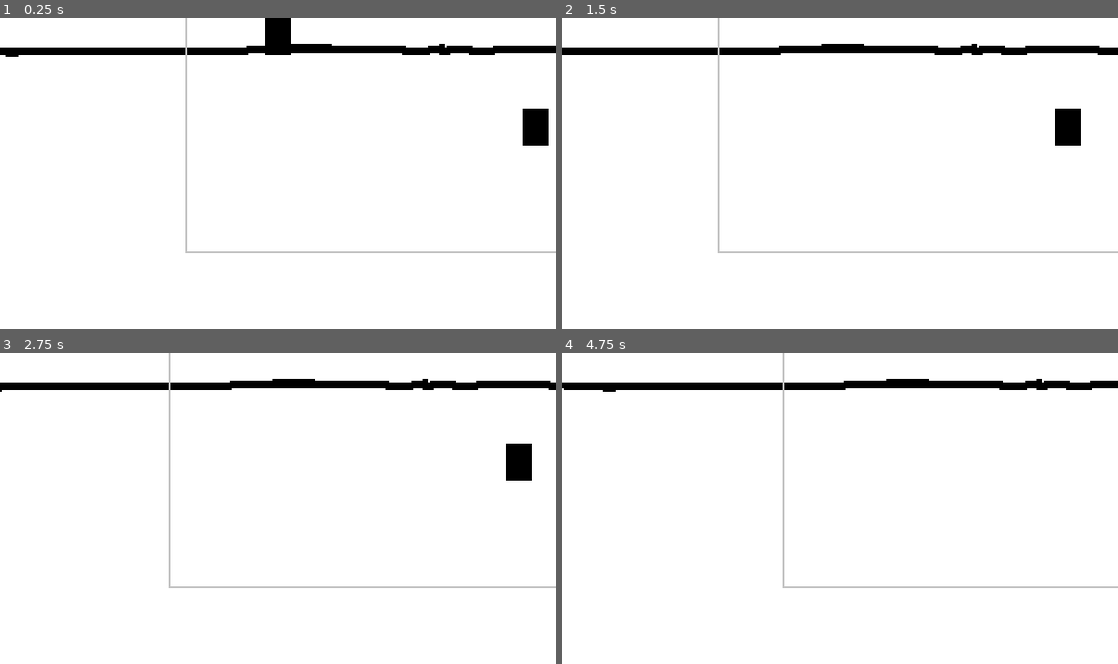
Above: before the commit, frames 1-4 (two rows, left to right).
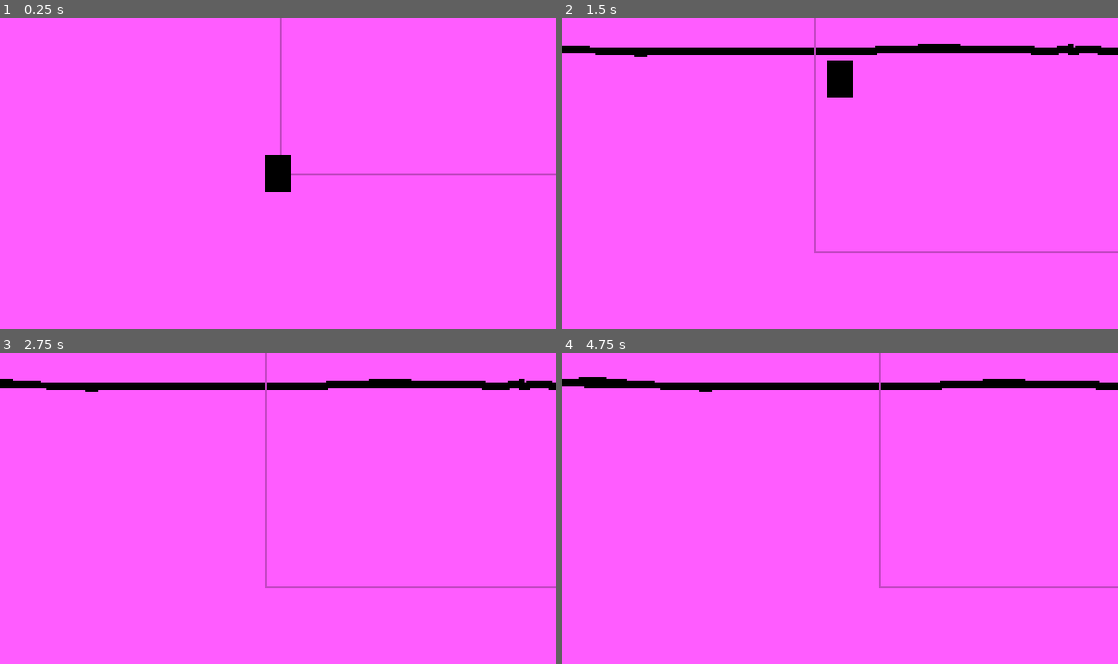
Above: after the commit, the same moments.

Repository: EdBarrancos/Operation_Ai_pain
Game: Godot game, scene res://Scenes/World.tscn
Same seed, same stepped clock (60 frames per second), same inputs: the game is played once before the commit and once after it. The engine's default icon, where the game draws it, is replaced by a stand-in: a white triangle on a blue panel in a dark square.
Inputs:
- Up to frame 1 (0.25 s): no input
- Up to frame 2 (1.5 s): tap Enter at 0.5 s; hold D (RIGHT) 0.53-1.28 s; tap T (TEST) at 0.6, 1.35 s; hold S (DOWN) from 1.28 s (still down)
- Up to frame 3 (2.75 s): release S (DOWN) at 2.03 s; hold D (RIGHT) from 2.03 s (still down); tap T (TEST) at 2.1 s
- Up to frame 4 (4.75 s): tap Space at 2.75, 4.25 s; release D (RIGHT) at 2.78 s; hold W (UP) 2.78-3.53 s; tap T (TEST) at 2.85, 3.6, 4.35 s; tap Enter at 3.5 s; hold A (LEFT) from 3.53 s (still down)

The runs differ from the first frame. In frame 1, 100% of the frame differs, in the area x 0-100%, y 0-100%; in frame 2, 98%; in frame 3, 98%; in frame 4, 98%.

Commit message:
Fix PLayerCamera | Create (NotWorking) Vignette Shader

Diff:
--- a/OperationAi/Player/Scenes/Player.tscn
+++ b/OperationAi/Player/Scenes/Player.tscn
@@ -1,9 +1,10 @@
-[gd_scene load_steps=6 format=2]
+[gd_scene load_steps=7 format=2]
 
 [ext_resource path="res://Player/ArtAssets/Character.png" type="Texture" id=1]
 [ext_resource path="res://Player/Scripts/PlayerMovement.gd" type="Script" id=2]
 [ext_resource path="res://Player/Scripts/Player.gd" type="Script" id=3]
 [ext_resource path="res://Player/Scripts/SoupInventory.gd" type="Script" id=4]
+[ext_resource path="res://Player/Scripts/PlayerCamera2D.gd" type="Script" id=6]
 
 [sub_resource type="RectangleShape2D" id=1]
 extents = Vector2( 6.95537, 10.0088 )
@@ -23,3 +24,7 @@
 
 [node name="SoupInventory" type="Node2D" parent="."]
 script = ExtResource( 4 )
+
+[node name="PlayerCamera2D" type="Camera2D" parent="."]
+current = true
+script = ExtResource( 6 )
--- a/OperationAi/Player/Scenes/PlayerCamera2D.tscn
+++ b/OperationAi/Player/Scenes/PlayerCamera2D.tscn
@@ -1,7 +1,39 @@
-[gd_scene load_steps=2 format=2]
+[gd_scene load_steps=5 format=2]
 
 [ext_resource path="res://Player/Scripts/PlayerCamera2D.gd" type="Script" id=1]
+[ext_resource path="res://icon.png" type="Texture" id=2]
+
+[sub_resource type="Shader" id=1]
+code = "shader_type canvas_item;
+
+uniform float brightness = 1.0;
+uniform float contrast = 1.0;
+uniform float saturation = 1.0;
+
+void fragment() {
+    vec3 c = textureLod(SCREEN_TEXTURE, SCREEN_UV, 0.0).rgb;
+
+    c.rgb = mix(vec3(0.0), c.rgb, brightness);
+    c.rgb = mix(vec3(0.5), c.rgb, contrast);
+    c.rgb = mix(vec3(dot(vec3(1.0), c.rgb) * 0.33333), c.rgb, saturation);
+
+    COLOR.rgb = c;
+}"
+
+[sub_resource type="ShaderMaterial" id=2]
+shader = SubResource( 1 )
+shader_param/brightness = 1.0
+shader_param/contrast = 1.0
+shader_param/saturation = 1.0
 
 [node name="PlayerCamera2D" type="Camera2D"]
 current = true
 script = ExtResource( 1 )
+
+[node name="CanvasLayer" type="CanvasLayer" parent="."]
+
+[node name="VigneteShader" type="Sprite" parent="CanvasLayer"]
+modulate = Color( 1, 0, 1, 1 )
+material = SubResource( 2 )
+scale = Vector2( 8.16558, 4.26696 )
+texture = ExtResource( 2 )
--- a/OperationAi/Player/Scripts/Player.gd
+++ b/OperationAi/Player/Scripts/Player.gd
@@ -4,15 +4,26 @@
 onready var playerMovement = $PlayerMovement
 onready var playerCollisonShape = $PlayerCollisionShape
 onready var playerSoupInventory = $SoupInventory
+onready var playerCamera = $PlayerCamera2D
 
 #DEBUGS
 export var DMOVEMENT = false
 export var DINVETORY = false
+export var DCAMERA = false
+
+#Camera Limits
+export var upperLimit = 40
+export var lowerLimit = 300
+export var leftLimit = -275
+export var rightLimit = 275
+
 
 # Called when the node enters the scene tree for the first time.
 func _ready():
 	playerMovement.Init(self, DMOVEMENT)
 	playerSoupInventory.Init(self, DINVETORY)
+	playerCamera.Init(self, DCAMERA)
+	playerCamera.SetLimits(upperLimit, lowerLimit, leftLimit, rightLimit)
 
 func _process(delta):
 	if Input.is_action_just_pressed("TEST"):
--- a/OperationAi/Player/Scripts/PlayerCamera2D.gd
+++ b/OperationAi/Player/Scripts/PlayerCamera2D.gd
@@ -1,31 +1,19 @@
 extends Camera2D
 
-export var playerPath: NodePath
 var player
-
-export var upperLimit = 300
-export var lowerLimit = -300
-export var rightLimit = 168
-export var leftLimit = -168
+var DEBUG
 
 
 # Called when the node enters the scene tree for the first time.
 func _ready():
-	player = get_node(playerPath)
+	pass
+
+func Init(owner, debug):
+	player = owner
+	DEBUG = debug
+
+func SetLimits(upperLimit, lowerLimit, leftLimit, rightLimit):
 	limit_bottom = lowerLimit
 	limit_top = upperLimit
 	limit_left = leftLimit
 	limit_right = rightLimit
-
-
-func _process(delta):
-	Follow()
-
-func Follow():
-	global_position = player.global_position
-
-func UpdateX(value):
-	global_position.x = value
-
-func UpdateY(value):
-	global_position.y = value
--- a/OperationAi/Scenes/Room.tscn
+++ b/OperationAi/Scenes/Room.tscn
@@ -1,8 +1,31 @@
-[gd_scene load_steps=4 format=2]
+[gd_scene load_steps=6 format=2]
 
 [ext_resource path="res://Player/Scenes/Player.tscn" type="PackedScene" id=1]
 [ext_resource path="res://ArtAssets/Quarto_Base.png" type="Texture" id=2]
-[ext_resource path="res://Player/Scenes/PlayerCamera2D.tscn" type="PackedScene" id=3]
+[ext_resource path="res://icon.png" type="Texture" id=3]
+
+[sub_resource type="Shader" id=1]
+code = "shader_type canvas_item;
+
+uniform float brightness = 1.0;
+uniform float contrast = 1.0;
+uniform float saturation = 1.0;
+
+void fragment() {
+    vec3 c = textureLod(SCREEN_TEXTURE, SCREEN_UV, 0.0).rgb;
+
+    c.rgb = mix(vec3(0.0), c.rgb, brightness);
+    c.rgb = mix(vec3(0.5), c.rgb, contrast);
+    c.rgb = mix(vec3(dot(vec3(1.0), c.rgb) * 0.33333), c.rgb, saturation);
+
+    COLOR.rgb = c;
+}"
+
+[sub_resource type="ShaderMaterial" id=2]
+shader = SubResource( 1 )
+shader_param/brightness = 1.0
+shader_param/contrast = 1.0
+shader_param/saturation = 1.0
 
 [node name="Room" type="Node2D"]
 
@@ -11,12 +34,13 @@
 texture = ExtResource( 2 )
 
 [node name="Player" parent="." instance=ExtResource( 1 )]
-position = Vector2( 50.0008, 51.149 )
+position = Vector2( -1.69079, 168.017 )
 
-[node name="PlayerCamera2D" parent="." instance=ExtResource( 3 )]
-scale = Vector2( -0.60653, 0.753996 )
-playerPath = NodePath("../Player")
-upperLimit = 40
-lowerLimit = 322
-rightLimit = 275
-leftLimit = -275
+[node name="CanvasLayer" type="CanvasLayer" parent="."]
+
+[node name="VignetteShader" type="Sprite" parent="CanvasLayer"]
+modulate = Color( 1, 0.364706, 1, 1 )
+material = SubResource( 2 )
+position = Vector2( 149.424, 84.2687 )
+scale = Vector2( 4.71065, 2.65324 )
+texture = ExtResource( 3 )
